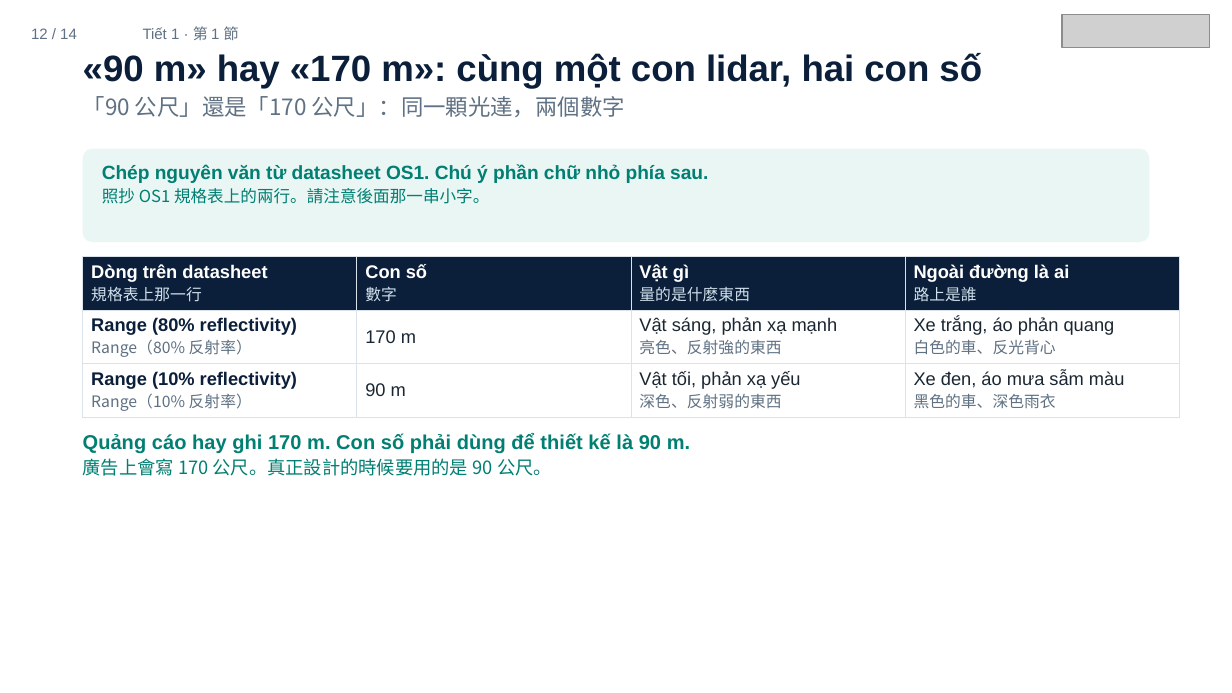
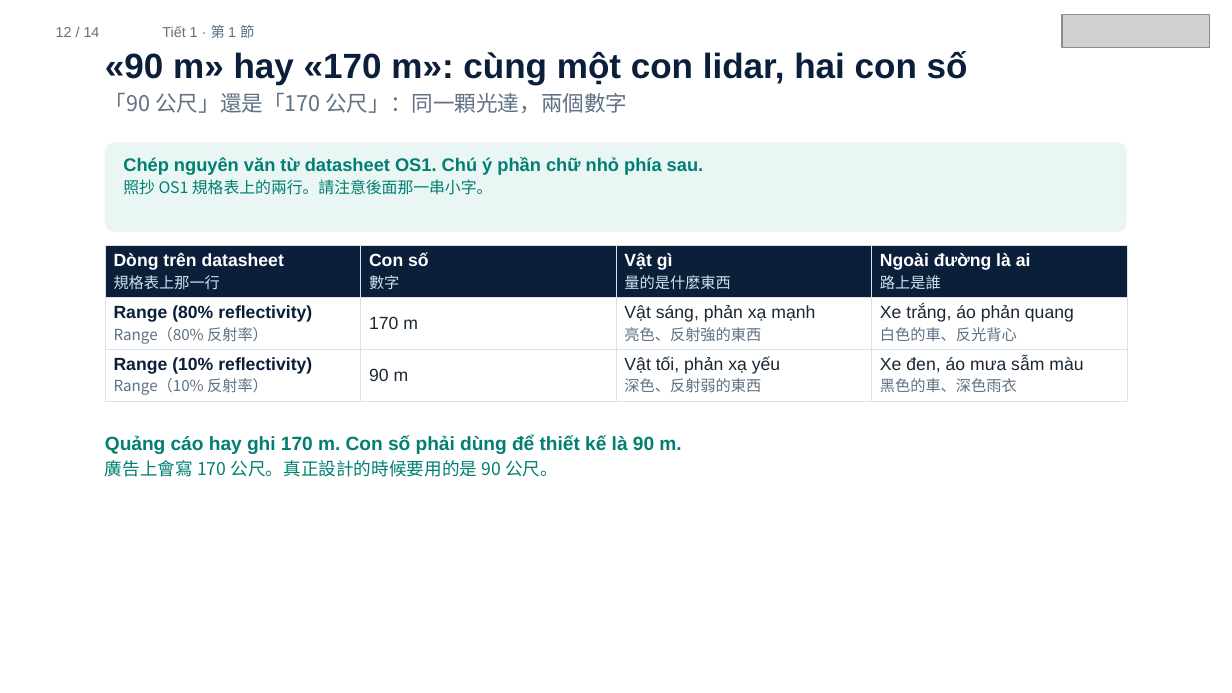
Before and after one commit to ch-neural/MITUST-Principles-of-Self-Driving-Cars, a slide deck: slide 12 of 第五週(10-08)/第五週_第1節_簡報.pptx. Drawn at 1232x693 pixels with LibreOffice and Linux fonts; fonts in the diff are those of the drawing; grey boxes stand for pictures. Boxes give left, top, right and bottom in pixels: in the first picture for what was removed or moved away, otherwise in the second. Text is boxed around its words. In the diff, an @@ line names an element or a change of style, - is before the commit and + after.

```diff
--- a/第五週(10-08)/第五週_第1節_簡報.pptx
+++ b/第五週(10-08)/第五週_第1節_簡報.pptx
@@ text "12 / 14" at box(56, 27, 100, 37): size 8.8 to 8.4 pt @@
@@ text "12 / 14": place and size @@
-text "12 / 14" at box(31, 28, 77, 39)
+text "12 / 14" at box(56, 27, 100, 37)
@@ text "Tiết 1 · 第 1 ...": place and size @@
-text "Tiết 1 · 第 1 ..." at box(143, 26, 239, 40)
+text "Tiết 1 · 第 1 ..." at box(162, 25, 254, 38)
@@ text "Tiết 1 · 第 1 ..." at box(162, 25, 254, 38): size 8.8 to 8.4 pt @@
@@ text "«90 m» hay «170 m»: ...": place and size @@
-text "«90 m» hay «170 m»: ..." at box(83, 53, 982, 117)
+text "«90 m» hay «170 m»: ..." at box(105, 51, 968, 113)
@@ text "«90 m» hay «170 m»: ..." at box(105, 51, 968, 113): size 21.4 to 20.5 pt in "«90 m» hay «170 m»: cùng một ..."; size 13.1 to 12.6 pt in "「90 公尺」還是「170 公尺」：同一顆光達，兩個數字" @@
@@ rounded rectangle: place and size @@
-rounded rectangle at box(83, 149, 1149, 243)
+rounded rectangle at box(105, 143, 1127, 233)
@@ text "Chép nguyên văn từ datasheet ...": place and size @@
-text "Chép nguyên văn từ datasheet ..." at box(102, 164, 708, 204)
+text "Chép nguyên văn từ datasheet ..." at box(123, 157, 704, 195)
@@ text "Chép nguyên văn từ datasheet ..." at box(123, 157, 704, 195): size 11.2 to 10.7 pt in "Chép nguyên văn từ datasheet OS1. Chú ..."; size 9.7 to 9.3 pt in "照抄 OS1 規格表上的兩行。請注意後面那一串小字。" @@
@@ table at box(105, 245, 1125, 399) @@
@@ size 10.7 to 10.3 pt in "Dòng trên datasheet", "Con số", "Vật gì", "Ngoài đường là ai" and 8 more places @@
@@ size 9.2 to 8.9 pt in "規格表上那一行", "數字", "量的是什麼東西", "路上是誰" and 6 more places @@
@@ table: place and size @@
-table at box(83, 256, 1181, 415)
+table at box(105, 245, 1125, 399)
@@ text "Quảng cáo hay ghi 170 ...": place and size @@
-text "Quảng cáo hay ghi 170 ..." at box(83, 433, 690, 476)
+text "Quảng cáo hay ghi 170 ..." at box(105, 435, 681, 477)
@@ text "Quảng cáo hay ghi 170 ..." at box(105, 435, 681, 477): size 11.7 to 11.2 pt in "Quảng cáo hay ghi 170 m. Con ..."; size 10.7 to 10.3 pt in "廣告上會寫 170 公尺。真正設計的時候要用的是 90 公尺。" @@
```
Also in this commit, not shown: 1 other slide changed, 5 other files.
